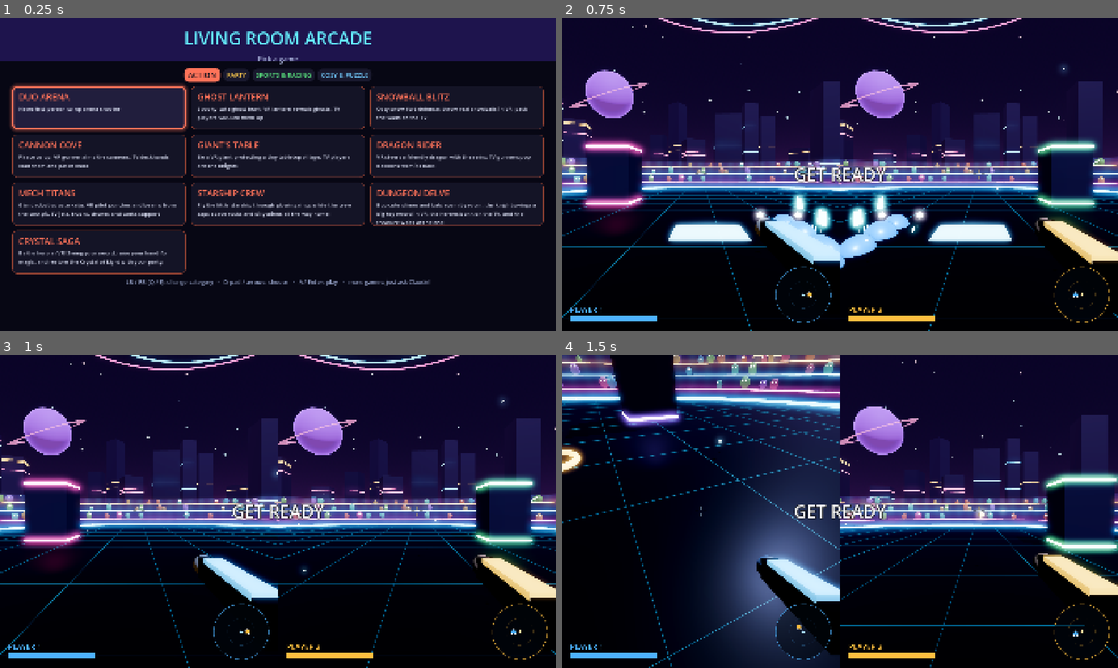
Above: before the commit, frames 1-4 (two rows, left to right).
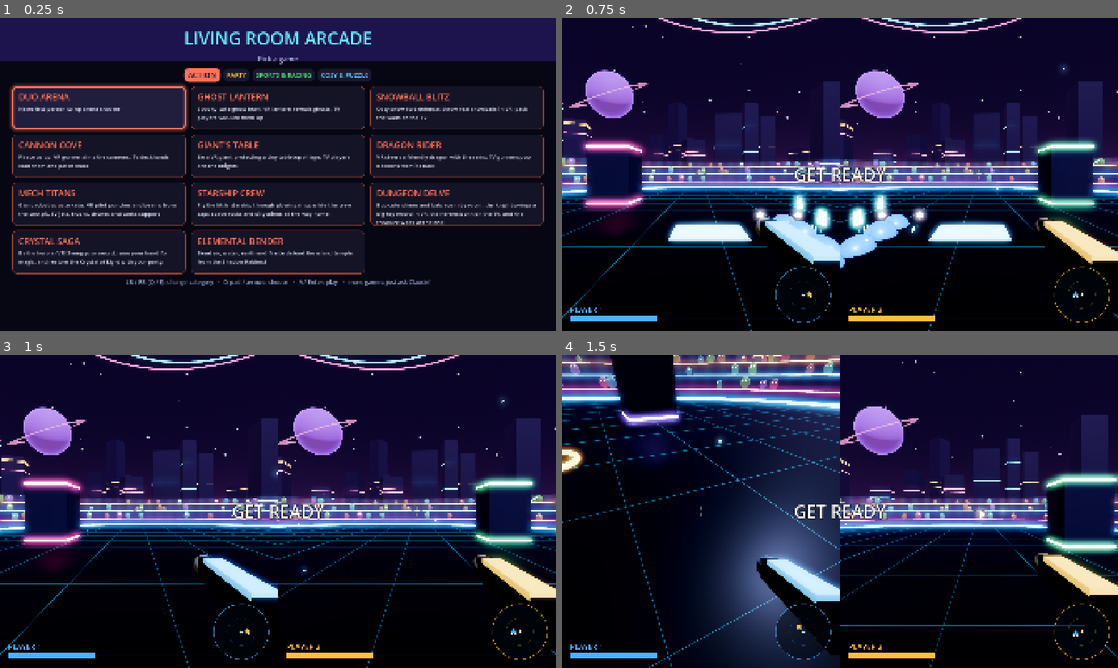
Above: after the commit, the same moments.

Repository: SimonBiggs/claude-code-steam-frame-coop
Game: Godot game, scene res://arcade.tscn
Same seed, same stepped clock (60 frames per second), same inputs: the game is played once before the commit and once after it.
Inputs (mouse positions are in pixels of both pictures, inside the frame that each line leads up to):
- Up to frame 1 (0.25 s): no input
- Up to frame 2 (0.75 s): click (662, 108) at 0.52 s
- Up to frame 3 (1 s): no input
- Up to frame 4 (1.5 s): tap Enter at 1.25 s; move the mouse to (867, 511) at 1.27 s; hold Up from 1.28 s (still down); hold Q from 1.28 s (still down); click (867, 511) at 1.42 s

The runs differ from the first frame. In frame 1, 1.0% of the frame differs, in the area x 34-66%, y 67-82%; in frame 2, nothing differs; in frame 3, nothing differs; in frame 4, nothing differs.

Commit message:
Add ELEMENTAL BENDER to the arcade
Co-Authored-By: Claude Opus 5.5 <noreply@anthropic.com>

Diff:
--- a/arcade/arcade.gd
+++ b/arcade/arcade.gd
@@ -68,6 +68,8 @@
 		"blurb": "Silly moles pop out of a big table: bonk them with a giant mallet or a tiny hammer!"},
 	{"id": "tower_stack", "cat": "party", "name": "TOWER STACK", "scene": "res://games/tower_stack/main.tscn",
 		"blurb": "Build the tallest tower together: helpers push jelly blocks to the bouncy pad, the giant stacks them high."},
+	{"id": "elemental_bender", "cat": "action", "name": "ELEMENTAL BENDER", "scene": "res://games/elemental_bender/main.tscn",
+		"blurb": "Bend air, water, earth and fire to defend the island temple from the Shadow Raiders!"},
 ]
 ## Tabs on the TV (LB/RB) and in VR (stick left/right). Empty categories are hidden.
 const CATEGORIES := [
